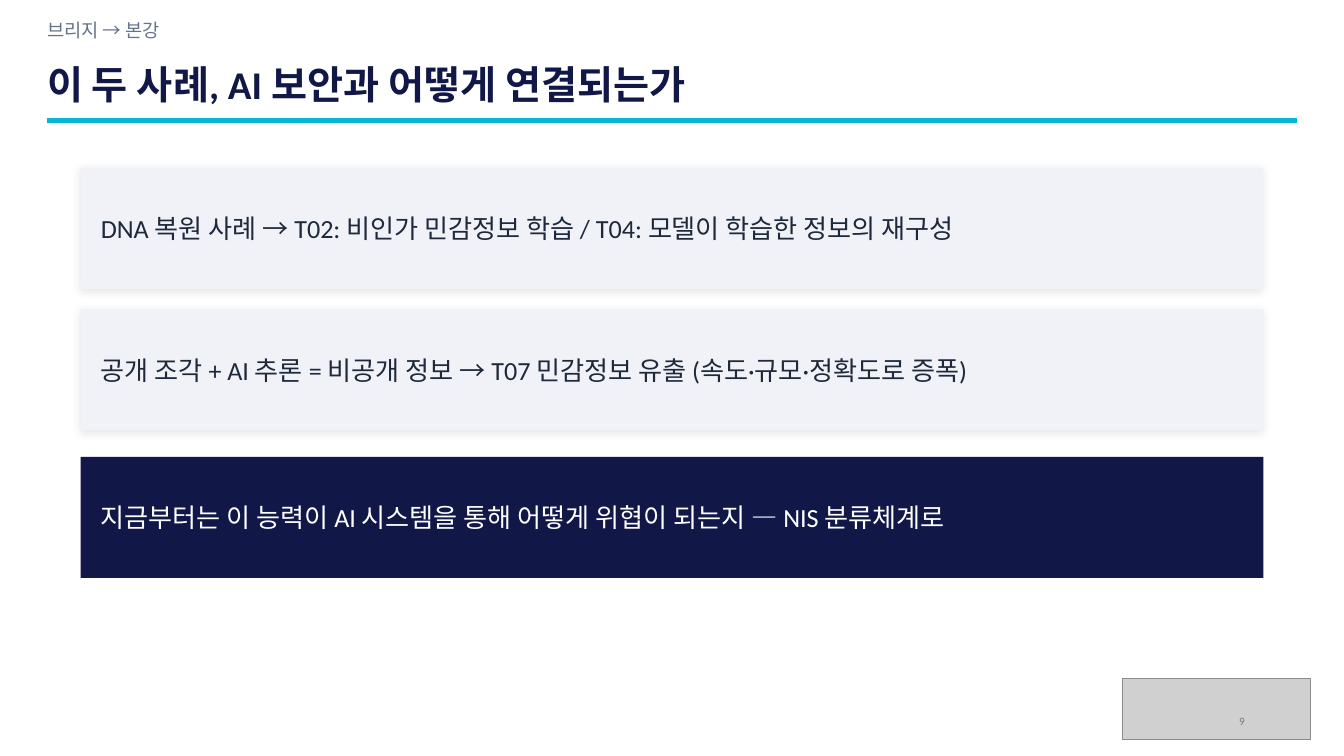
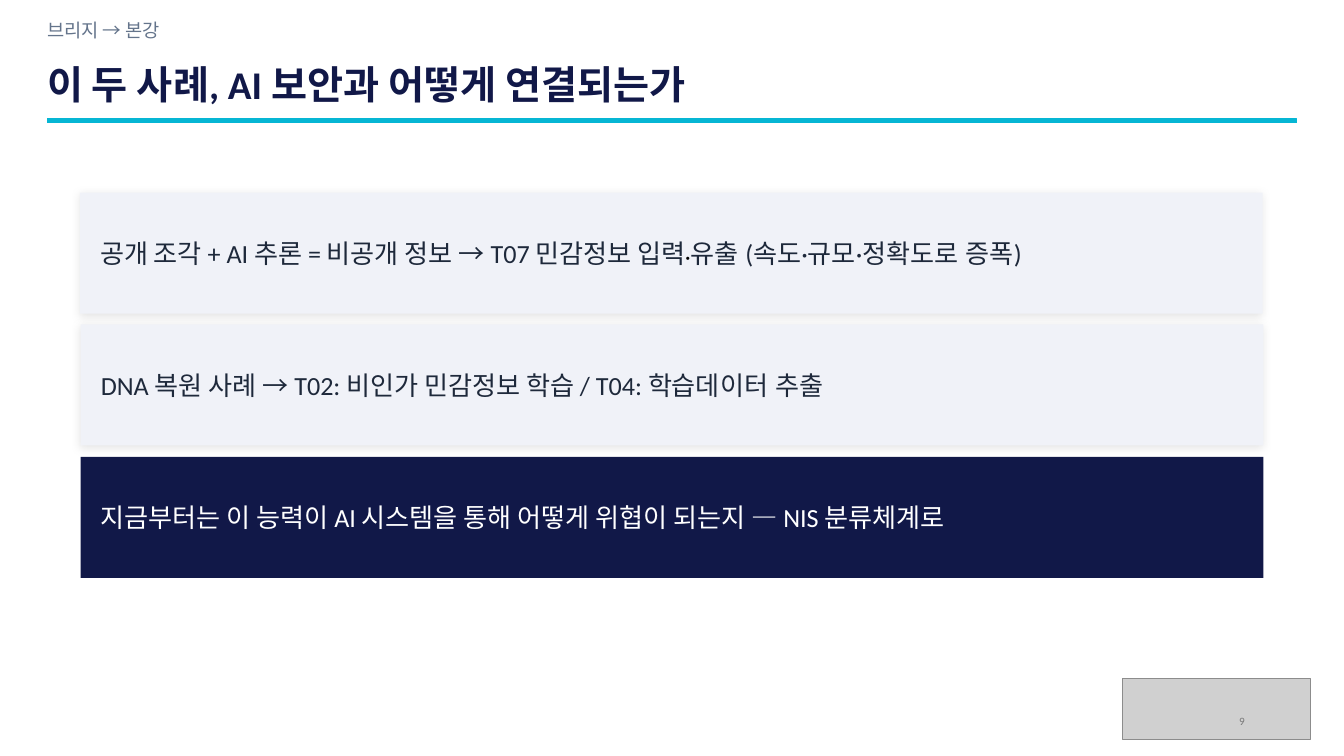
Before and after one commit to sulgik/security-workshop, a slide deck: slide 9 of ws01/class/3일차_1.pptx. Drawn at 1344x756 pixels with LibreOffice and Linux fonts; fonts in the diff are those of the drawing; grey boxes stand for pictures. Boxes give left, top, right and bottom in pixels: in the first picture for what was removed or moved away, otherwise in the second. Text is boxed around its words. In the diff, an @@ line names an element or a change of style, - is before the commit and + after.

```diff
--- a/ws01/class/3일차_1.pptx
+++ b/ws01/class/3일차_1.pptx
@@ rectangle: place and size @@
-rectangle at [81,309,1263,430]
+rectangle at [80,193,1263,314]
@@ text at [100,241,1022,267]: text changed @@
-공개 조각 + AI 추론 = 비공개 정보 → T07 민감정보 유출 (속도·규모·정확도로 증폭)
+공개 조각 + AI 추론 = 비공개 정보 → T07 민감정보 입력·유출 (속도·규모·정확도로 증폭)
@@ rectangle: place and size @@
-rectangle at [81,168,1263,289]
+rectangle at [81,325,1263,446]
@@ text at [101,373,823,397]: text changed @@
-DNA 복원 사례 → T02: 비인가 민감정보 학습 / T04: 모델이 학습한 정보의 재구성
+DNA 복원 사례 → T02: 비인가 민감정보 학습 / T04: 학습데이터 추출
```
Also in this commit, not shown: 9 other slides changed, 4 slides added, 2 slides removed, 7 other files.
